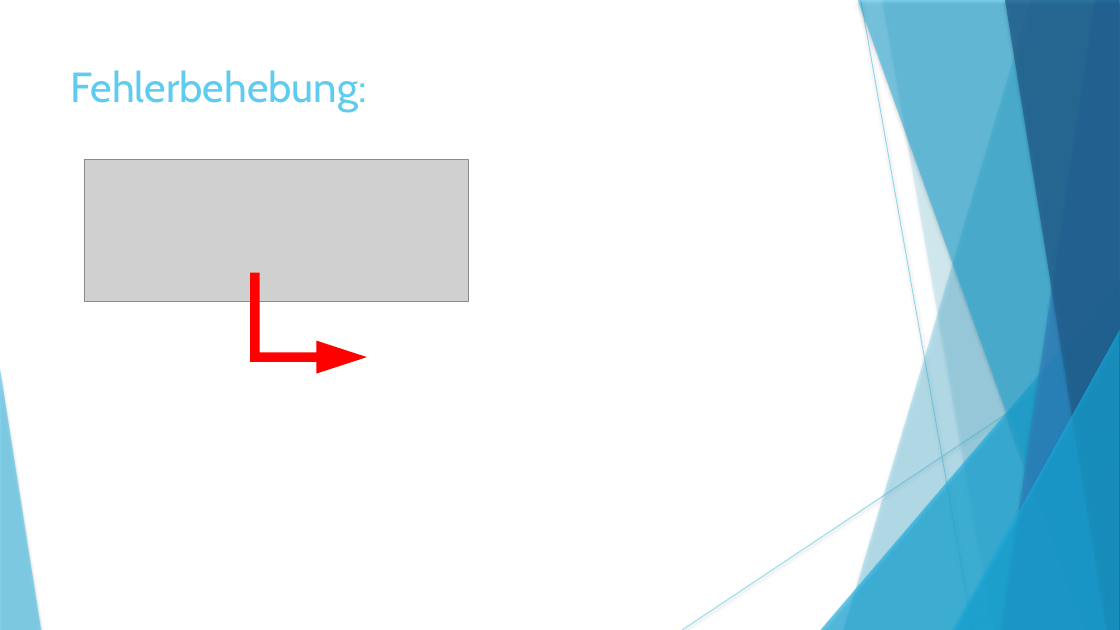
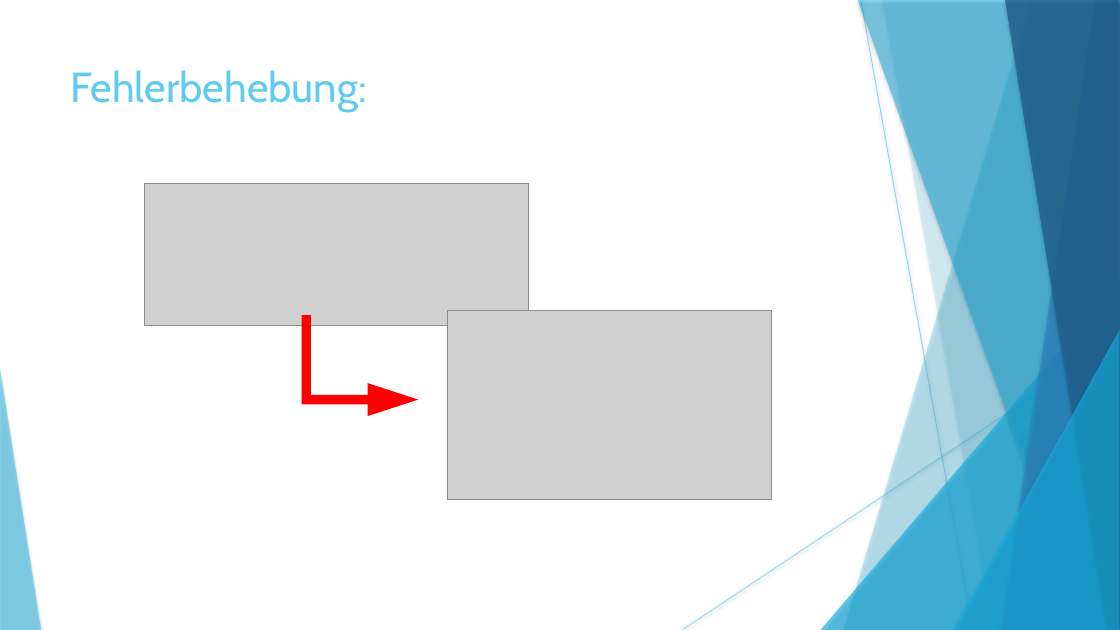
Before and after one commit to rinnerfabian/unistuff, a slide deck: slide 19 of 5. Semester/IoT/iot/powerPoint.pptx. Drawn at 1120x630 pixels with LibreOffice and Linux fonts; fonts in the diff are those of the drawing; grey boxes stand for pictures. Boxes give left, top, right and bottom in pixels: in the first picture for what was removed or moved away, otherwise in the second. Text is boxed around its words. In the diff, an @@ line names an element or a change of style, - is before the commit and + after.

Commit message:
he

```diff
--- a/5. Semester/IoT/iot/powerPoint.pptx
+++ b/5. Semester/IoT/iot/powerPoint.pptx
@@ picture: place and size @@
-picture at bbox=[84, 160, 468, 302]
+picture at bbox=[144, 184, 528, 326]
@@ bent up arrow: place and size @@
-bent up arrow at bbox=[250, 273, 367, 373]
+bent up arrow at bbox=[301, 315, 418, 416]
@@ picture added at bbox=[448, 311, 771, 500] @@
```
